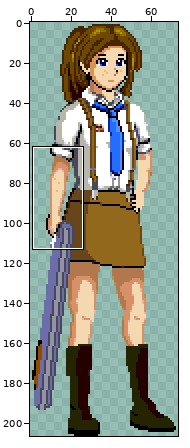
Pixel-art file: src/testrom/res/_ignore/de_detective13.aseprite. The first picture is a wide view before the edit; the outline marks the close-up.
Close-up. Earlier state:
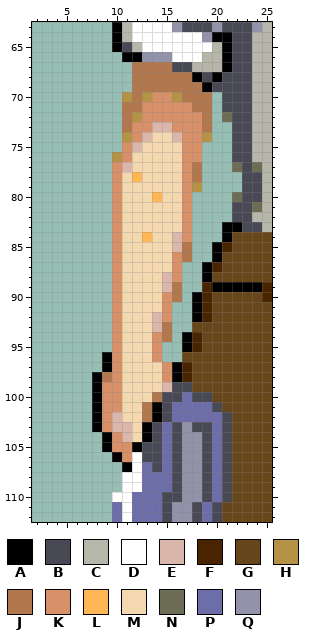
74x207 pixels, 1 frame. Shown: x 2..25, y 63..112. The commit also changed other parts of the picture, which this record leaves out.
Palette (. is transparent): A #000000  B #494955  C #b6b6aa  D #ffffff  E #dbb6aa  F #492400  G #68461c  H #b49246  J #b3774e  K #d89068  L #ffb655  M #f4d8b0  N #6d6d55  P #6d6daa  Q #9292aa
Pixels before, first column x 8:
 63 ..ACDDDDQBBBQBBBQC
 64 ..ACDDDDDDDQAABBCC
 65 ..ABCDDDDDDDCABBCC
 66 ...AAQQQDDDCCABBCC
 67 ....JJJJBBCCCABBCC
 68 ....JJJJJJABABBBCC
 69 ....JJJJJJJABBBBCC
 70 ...HJHKKHJJJ.BBBCC
 71 ...JJKKKKKJJ.BBBCC
 72 ...JHKKKKKKJ.NBBCC
 73 ...JKKEEKKKJ..BBCC
 74 ...HKEMMEKKH..BBCC
 75 ...KEMMMMKK...BBCC
 76 ..HKMMMMMKK...BBCC
 77 ..KEMMMMMKJ...NBNC
 78 ..KMLMMMMKJ....BBC
 79 ..KMMMMMMKH....BBC
 80 ..KMMMLMMK....NBBC
 81 ..KMMMMMMK....BBNC
 82 ..KMMMMMMK....BBCC
 83 ..KMMMMMMK...AABBC
 84 ..KMMLMMEK...AGGGG
 85 ..KMMMMMEJ..AFGGGG
 86 ..KMMMMMKJ..AGGGGG
 87 ..KMMMMMK..AFGGGGG
 88 ..KMMMMEK..AGGGGGG
 89 ..KMMMMEJ..FAAAAAF
 90 ..KMMMMKJ.AFGGGGGF
 91 ..KMMMMK..AFGGGGGG
 92 ..KMMMEK..AFGGGGGG
 93 ..KMMMEJ..GGGGGGGG
 94 ..KMMMKJ.AFGGGGGGG
 95 ..KMMMK..AFGGGGGGG
 96 .AKMMMK..GGGGGGGGG
 97 .AKMMMMKAFGGGGGGGG
 98 AJKMMMMKAFGGGGGGGG
 99 AKKMMMMEBBGGGGGGGG
100 AKKMMMJBBPBBGGGGGG
101 AKKMMJABPPPPBGGGGG
102 AKEMMJABPPPPPBGGGG
103 AKEEMABPBQBBPBGGGG
104 .AKEMABPBQQBPBGGGG
105 .AKKABBPBQQBPBGGGG
106 ..AKDBBPBQQBPBGGGG
107 ...ADPBPBQQBPBGGGG
108 ...DDPPPBQQBPBGGGG
109 ...DDPPPBQQBPBGGGG
110 ..DDPPPBBQQBPBGGGG
111 ..PDPPPBQQBPBGGGGG
112 ..PDPPPBQQBPBGGGGG
Now the later version:
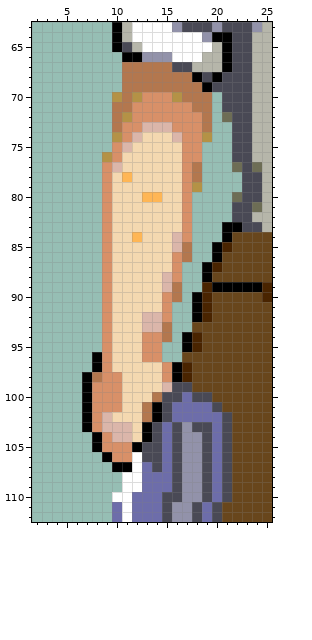
Diff:
Layers "Arm links", "Hand links":
The author put colour A in rows 96 to 97 at x 8; in rows 98 to 103 at x 7; in rows 104 to 105 at x 8; in row 106 at x 9; in row 107 at x 10.
Colour K becomes colour E in row 73 at x 13; in row 74 at x 12; in row 75 at x 11; in row 77 at x 10; in rows 102 to 103 at x 9; in row 104 at x 10.
Colour M becomes colour E in rows 92 to 93 at x 13.
The author put colour H in row 70 at x 10; in row 74 at x 10; in row 76 at x 9.
Colour J becomes colour H in row 70 at x 12; in row 72 at x 11.
The author put colour J in rows 67 to 69 at x 11; in rows 71 to 73 at x 10.
Colour A becomes colour J in row 98 at x 8.
Colour H becomes colour J in row 70 at x 11.
The author put colour K in row 75 at x 10; in rows 77 to 95 at x 9.
Colour A becomes colour K in rows 96 to 97 at x 9; in rows 99 to 103 at x 8; in rows 104 to 105 at x 9; in row 106 at x 10.
Colour H becomes colour K in row 70 at x 13; in row 72 at x 12; in row 74 at x 11; in row 76 at x 10.
Colour J becomes colour K in row 71 at x 12; in row 73 at x 11; in row 98 at x 9.
Colour M becomes colour K in rows 94 to 96 at x 13.
Colour M becomes colour L in row 78 at x 11; in row 80 at x 13; in row 84 at x 12.
Colour E becomes colour M in row 74 at x 13; in row 75 at x 12; in row 77 at x 11; in row 102 at x 10.
Colour K becomes colour M in row 76 at x 11; in rows 78 to 97 at x 10.
Colour L becomes colour M in row 78 at x 12; in row 84 at x 13.
Changed places in both close-ups, as pixel boxes (x1, y1, x2, y2):
changed: (82, 62, 152, 472)
